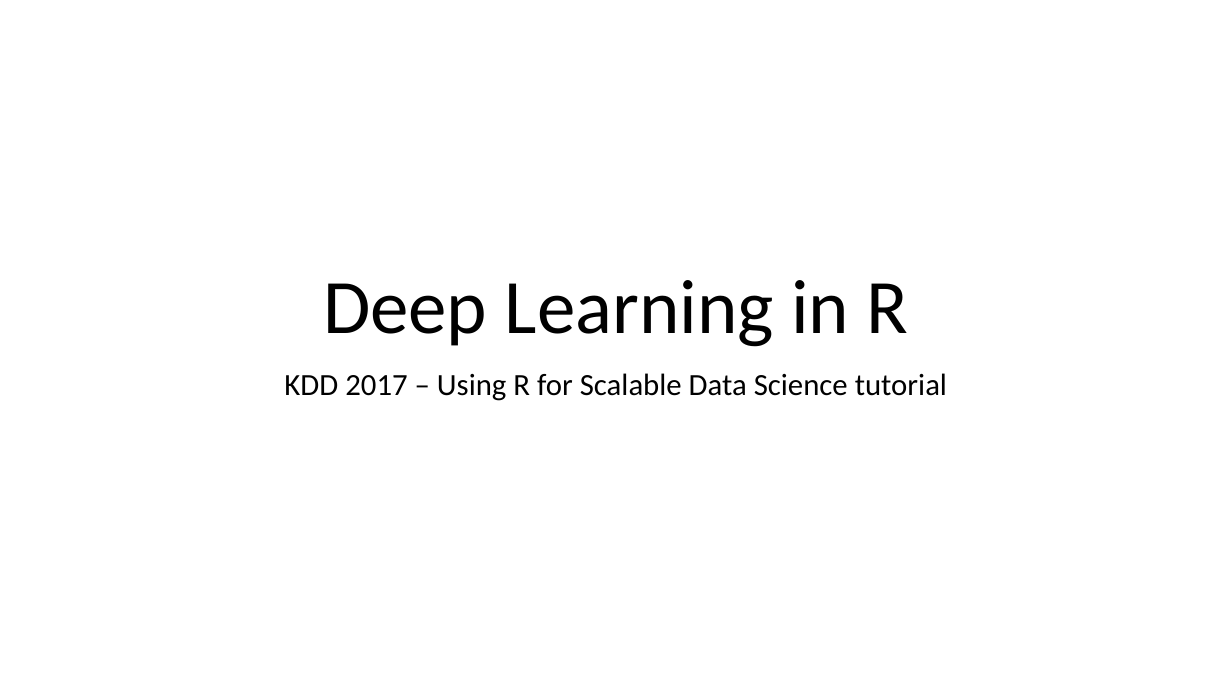
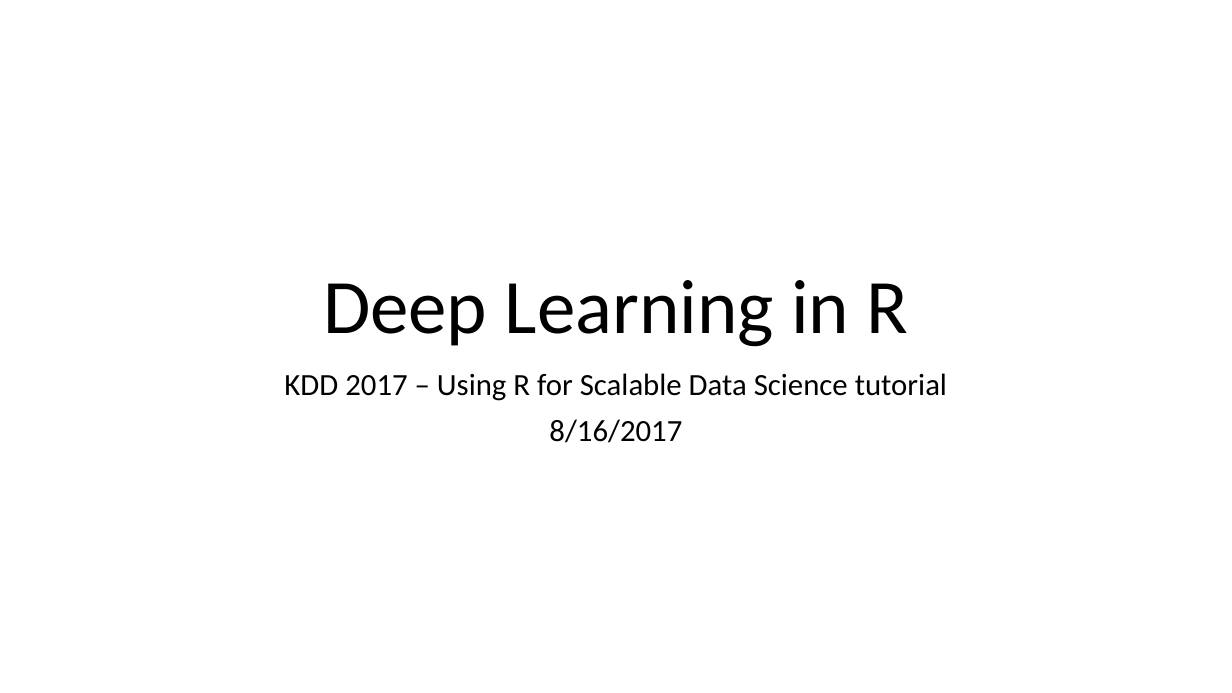
Before and after one commit to Azure/KDD2017R, a slide deck: slide 1 of Code/SentimentAnalysis/Deep Learning in R.pptx. Drawn at 1232x693 pixels with LibreOffice and Linux fonts; fonts in the diff are those of the drawing. Boxes give left, top, right and bottom in pixels: in the first picture for what was removed or moved away, otherwise in the second. Text is boxed around its words. In the diff, an @@ line names an element or a change of style, - is before the commit and + after.

Commit message:
added gts slides

```diff
--- a/Code/SentimentAnalysis/Deep Learning in R.pptx
+++ b/Code/SentimentAnalysis/Deep Learning in R.pptx
@@ subtitle at <box>549,419,682,443</box>: paragraph added @@
+8/16/2017
```
Also in this commit, not shown: 1 other file.
